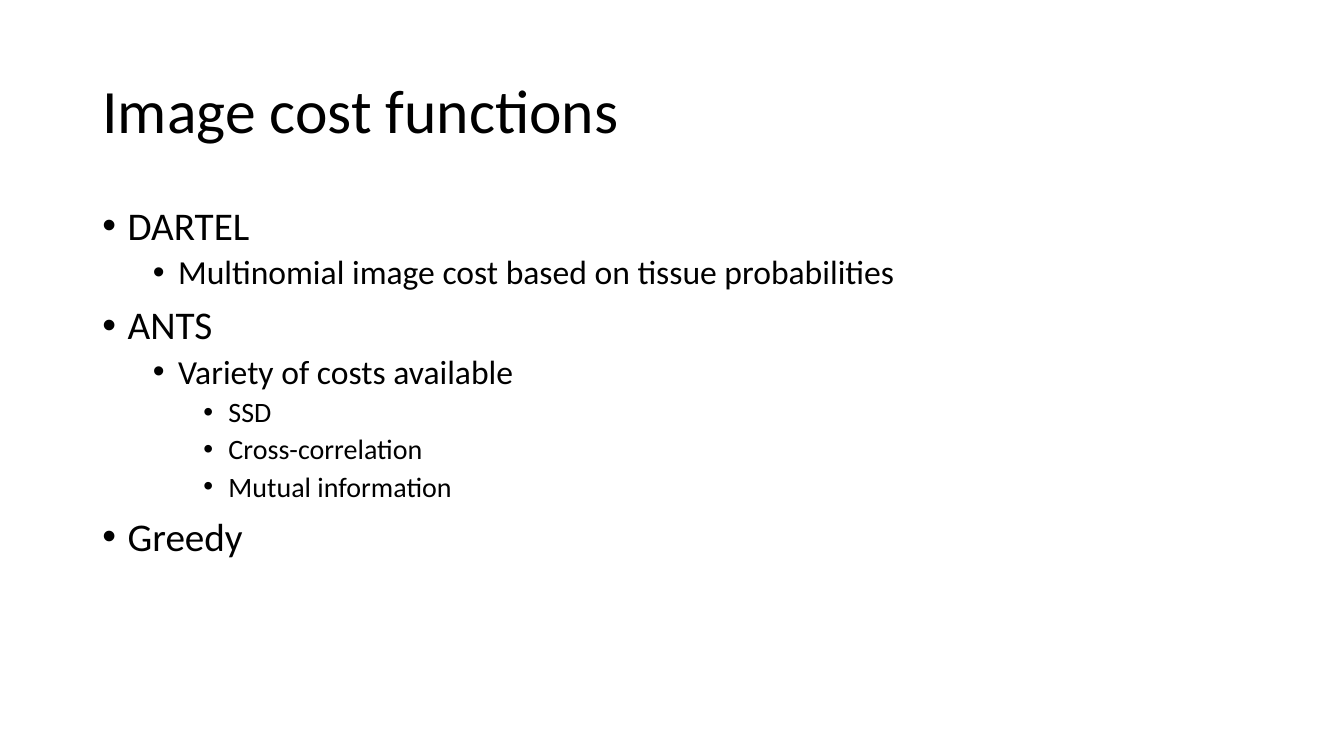
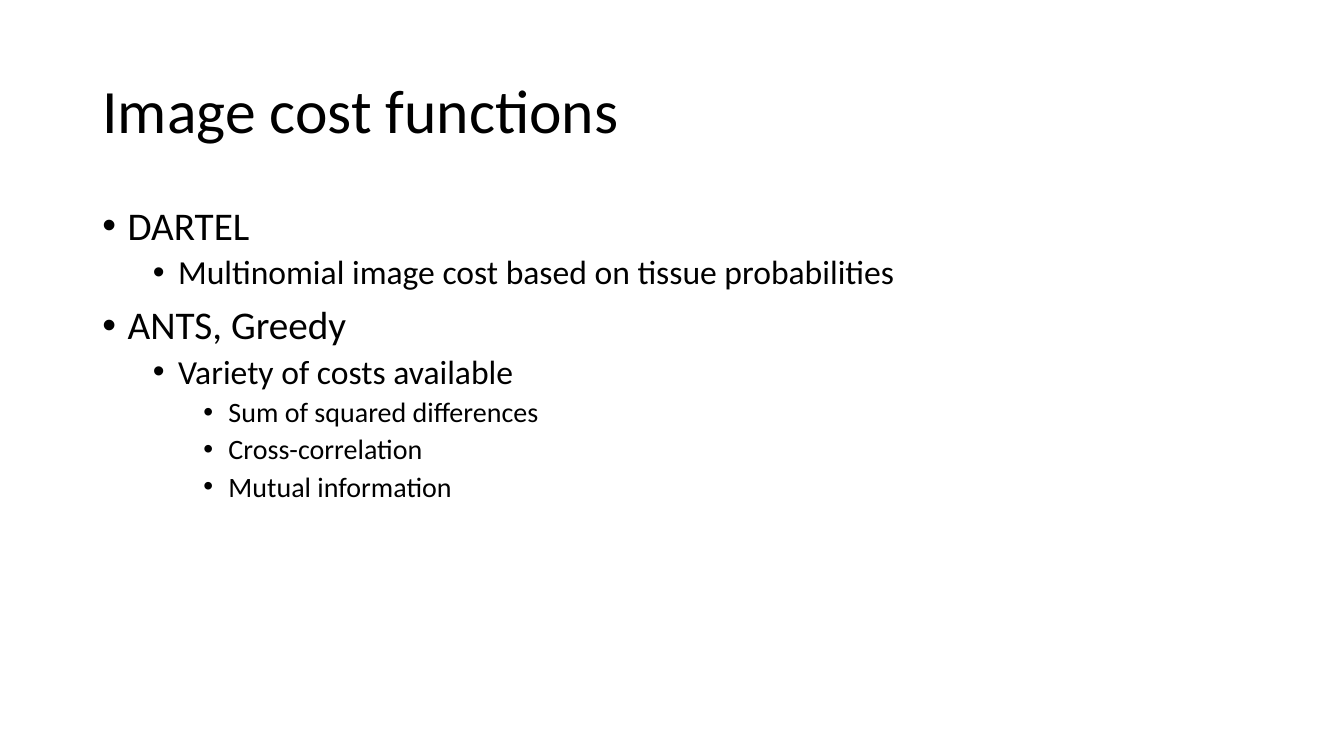
Before and after one commit to akhanf/methods-lunch-spatial-normalization, a slide deck: slide 15 of 2022_02_14_SpatialNormalization_MethodsLunch_AK.pptx. Drawn at 1344x756 pixels with LibreOffice and Linux fonts; fonts in the diff are those of the drawing. Boxes give left, top, right and bottom in pixels: in the first picture for what was removed or moved away, otherwise in the second. Text is boxed around its words. In the diff, an @@ line names an element or a change of style, - is before the commit and + after.

Commit message:
updated slides

```diff
--- a/2022_02_14_SpatialNormalization_MethodsLunch_AK.pptx
+++ b/2022_02_14_SpatialNormalization_MethodsLunch_AK.pptx
@@ text at [128, 311, 346, 346]: text changed @@
-• ANTS
+• ANTS, Greedy
@@ text at [228, 402, 539, 427]: text changed @@
-    • SSD
+    • Sum of squared differences
@@ text at [128, 523, 243, 558]: paragraph removed @@
-• Greedy
```
Also in this commit, not shown: 1 slide added.
